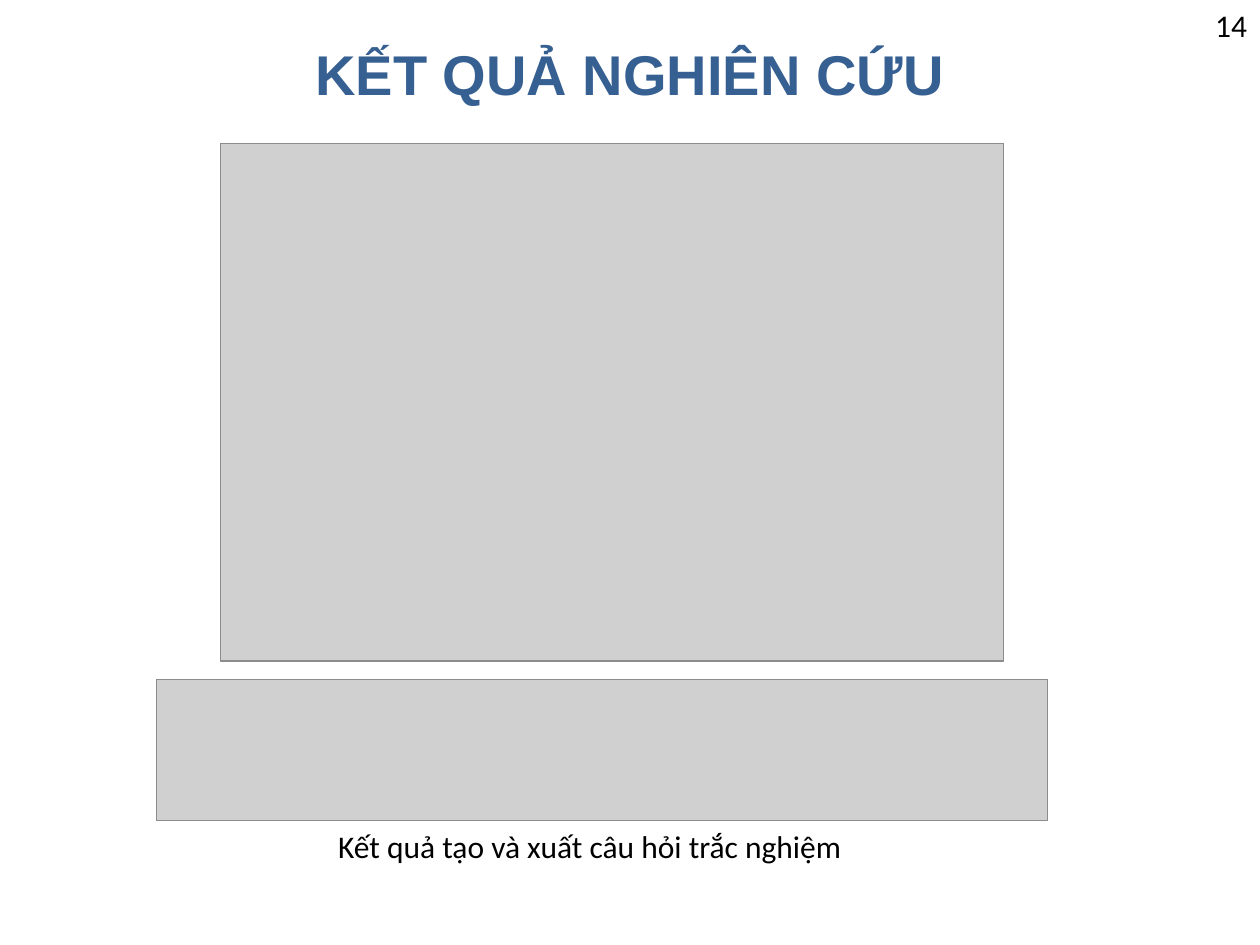
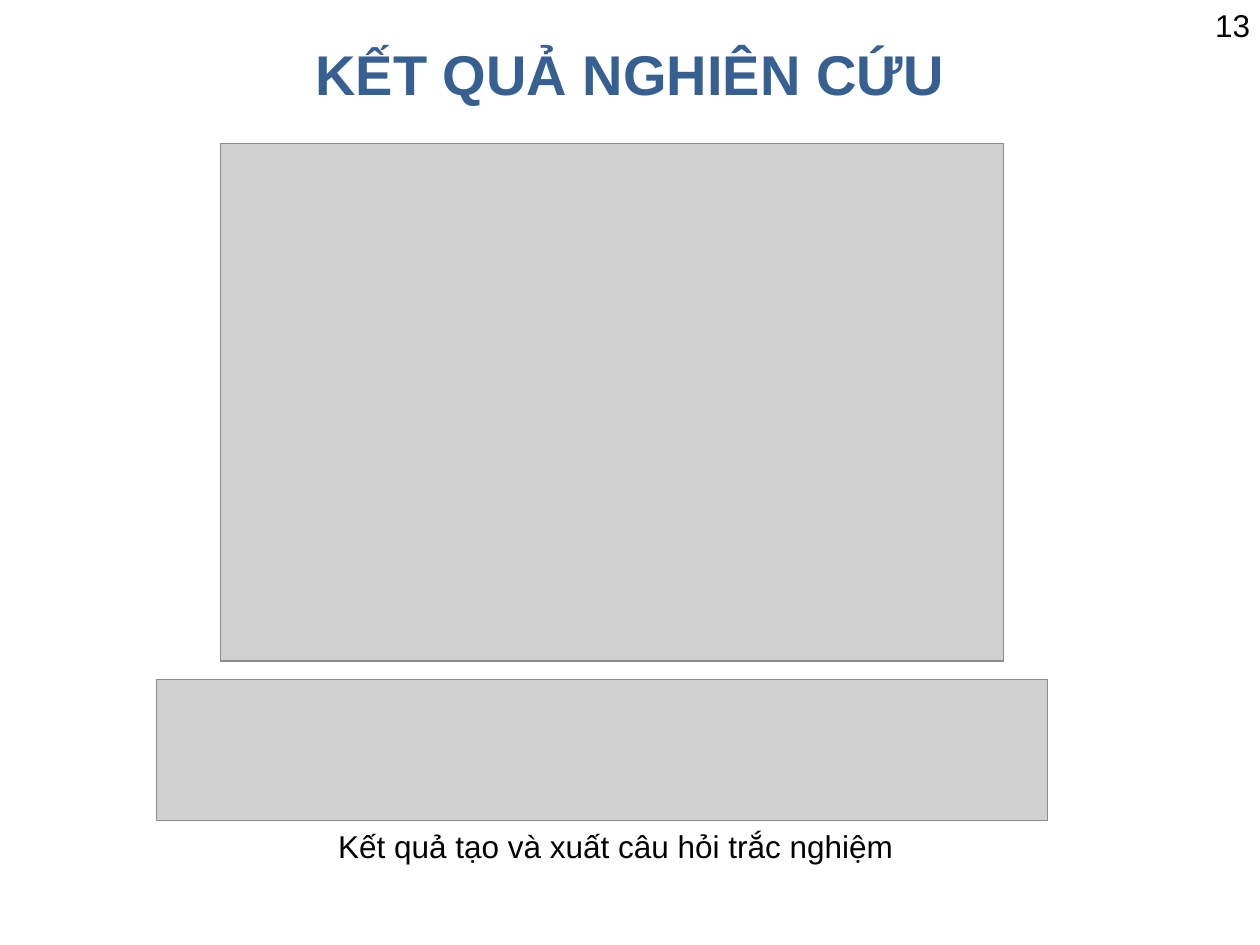
Before and after one commit to nguyentruongvu2/tn-nguyentruongvu-taohoclieu-rag, a slide deck: slide 13 of docs/PPT_RAG_Tao_tai_lieu_giang_day.pptx (slide 14 before the commit). Drawn at 1260x945 pixels with LibreOffice and Linux fonts; fonts in the diff are those of the drawing; grey boxes stand for pictures; background and template pictures are left out. Boxes give left, top, right and bottom in pixels: in the first picture for what was removed or moved away, otherwise in the second. Text is boxed around its words. In the diff, an @@ line names an element or a change of style, - is before the commit and + after.

```diff
--- a/docs/PPT_RAG_Tao_tai_lieu_giang_day.pptx
+++ b/docs/PPT_RAG_Tao_tai_lieu_giang_day.pptx
@@ text at (1215,15,1250,38): text changed; font Calibri to Arial @@
-14
+13
@@ text "Kết quả tạo và xuất ..." at (338,833,893,864): font Calibri to Arial @@
```
Also in this commit, not shown: 9 other slides changed, 2 slides added, 4 slides removed, 30 other files.
